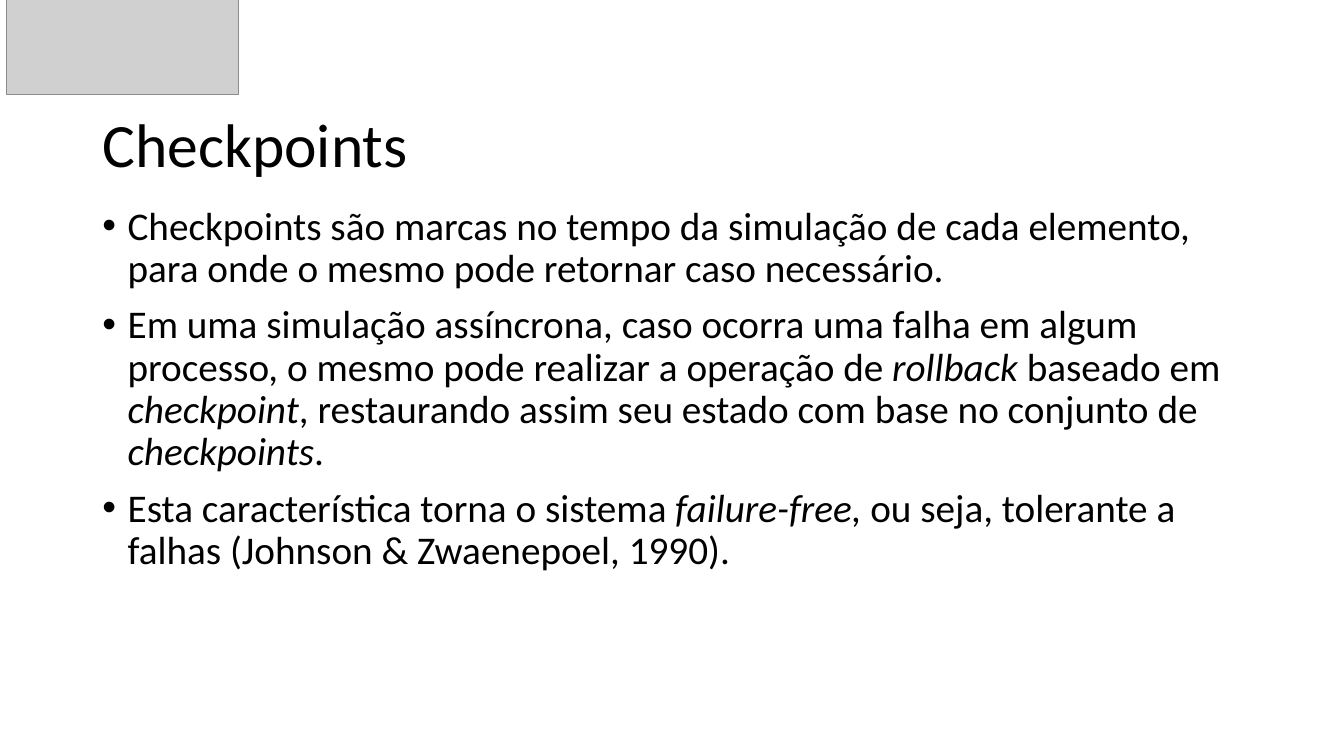
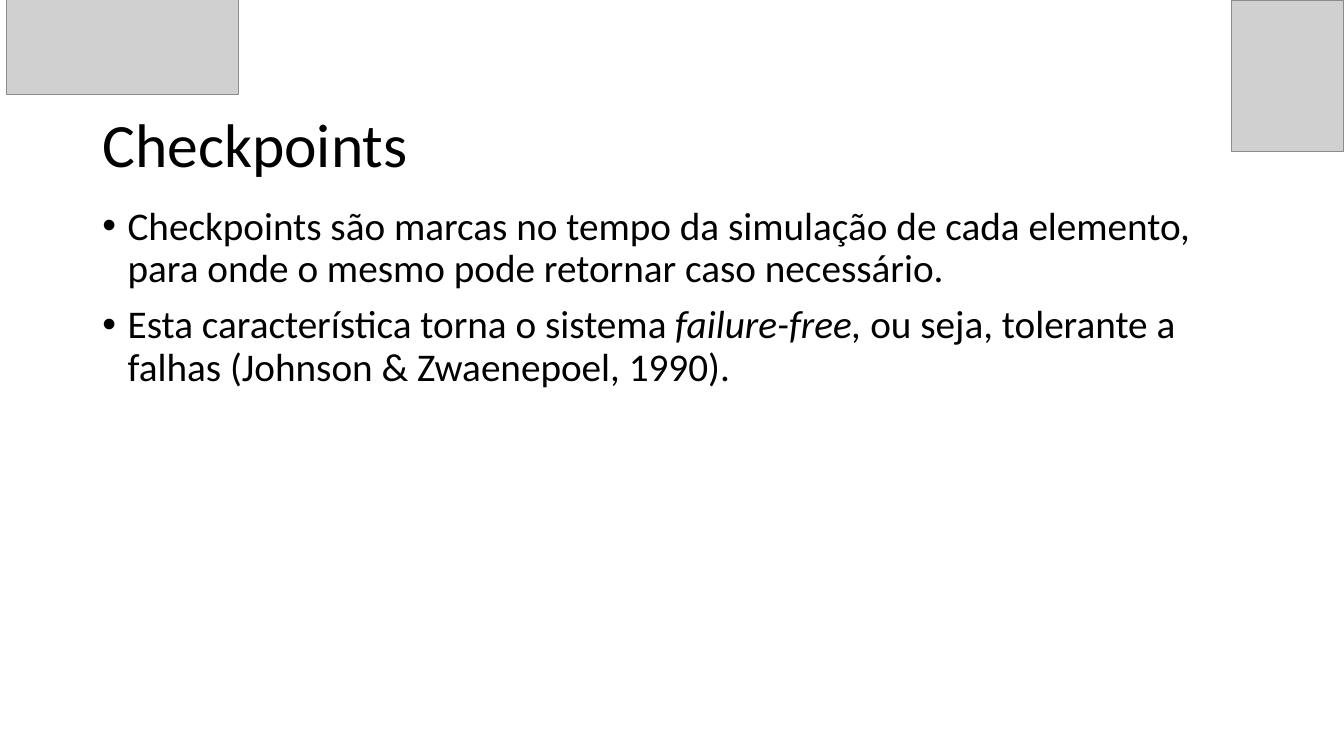
Before and after one commit to GuilhermeBizzani/TCC, a slide deck: slide 8 of Primeira apresentacao.pptx. Drawn at 1344x756 pixels with LibreOffice and Linux fonts; fonts in the diff are those of the drawing; grey boxes stand for pictures. Boxes give left, top, right and bottom in pixels: in the first picture for what was removed or moved away, otherwise in the second. Text is boxed around its words. In the diff, an @@ line names an element or a change of style, - is before the commit and + after.

```diff
--- a/Primeira apresentacao.pptx
+++ b/Primeira apresentacao.pptx
@@ picture added at [1232, 0, 1344, 151] @@
@@ text at [128, 310, 1221, 472]: paragraph removed @@
-• Em uma simulação assíncrona, caso ocorra uma falha em algum processo, o mesmo pode realizar a operação de rollback baseado em checkpoint, restaurando assim seu estado com base no conjunto de checkpoints.
```
Also in this commit, not shown: 10 other slides changed, 5 slides added, 3 slides removed, 3 other files.
